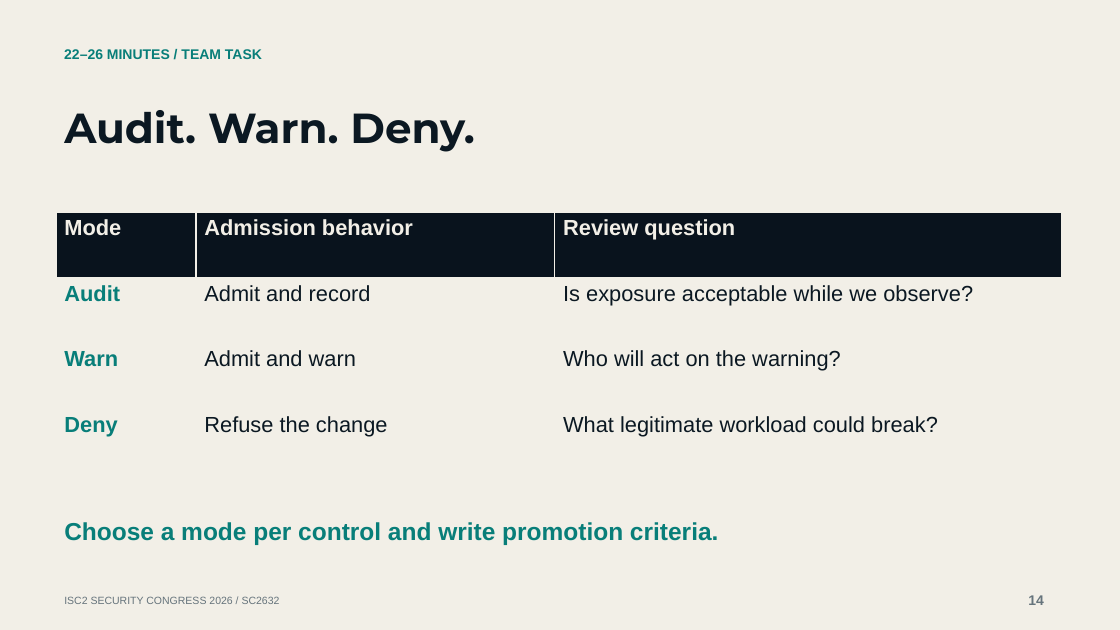
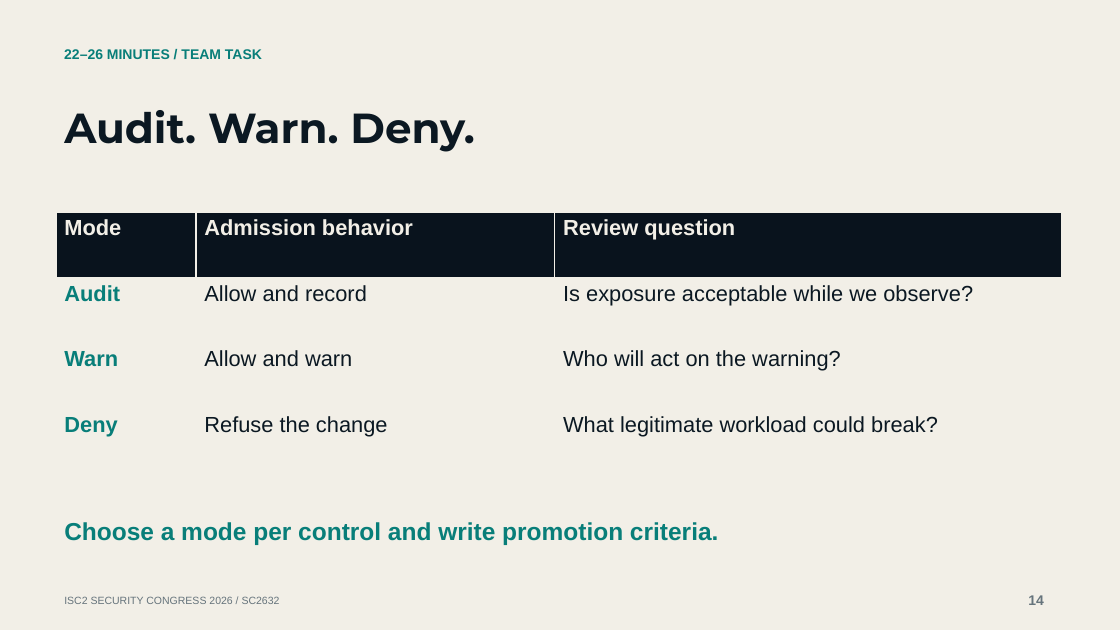
Before and after one commit to mgunjan/sc2632-tabletop, a slide deck: slide 14 of submission/2026-10-13/SC2632-session-four-cases.pptx. Drawn at 1120x630 pixels with LibreOffice and Linux fonts; fonts in the diff are those of the drawing. Boxes give left, top, right and bottom in pixels: in the first picture for what was removed or moved away, otherwise in the second. Text is boxed around its words. In the diff, an @@ line names an element or a change of style, - is before the commit and + after.

```diff
--- a/submission/2026-10-13/SC2632-session-four-cases.pptx
+++ b/submission/2026-10-13/SC2632-session-four-cases.pptx
@@ table at box(56, 212, 1063, 474) @@
-row 2, column 2: Admit and record
+row 2, column 2: Allow and record
-row 3, column 2: Admit and warn
+row 3, column 2: Allow and warn
```
Also in this commit, not shown: 6 other slides changed, 13 other files.
